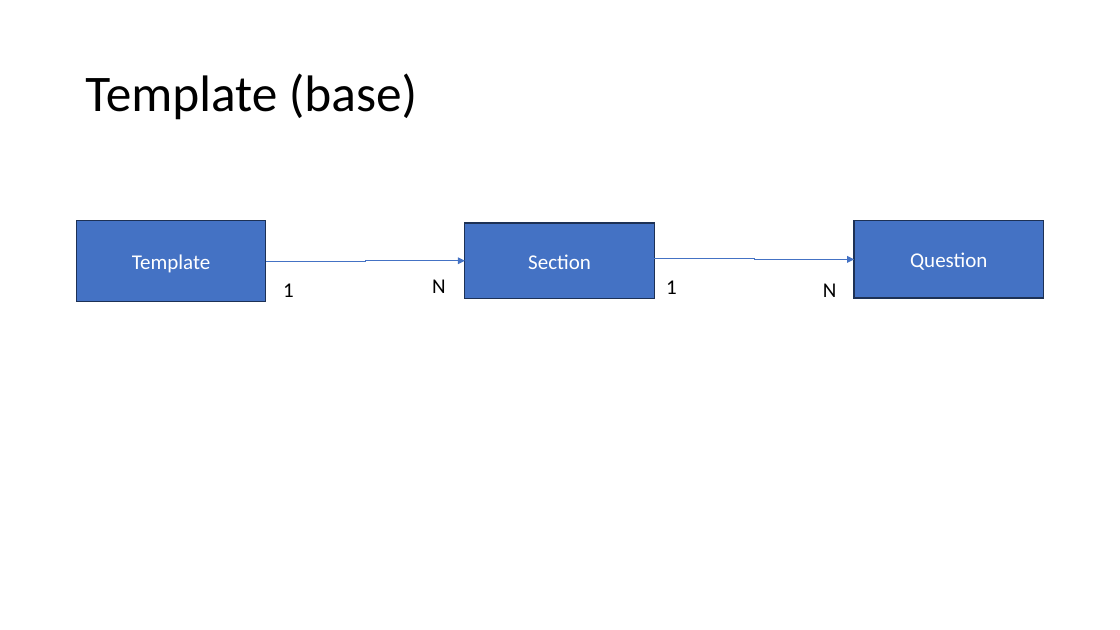
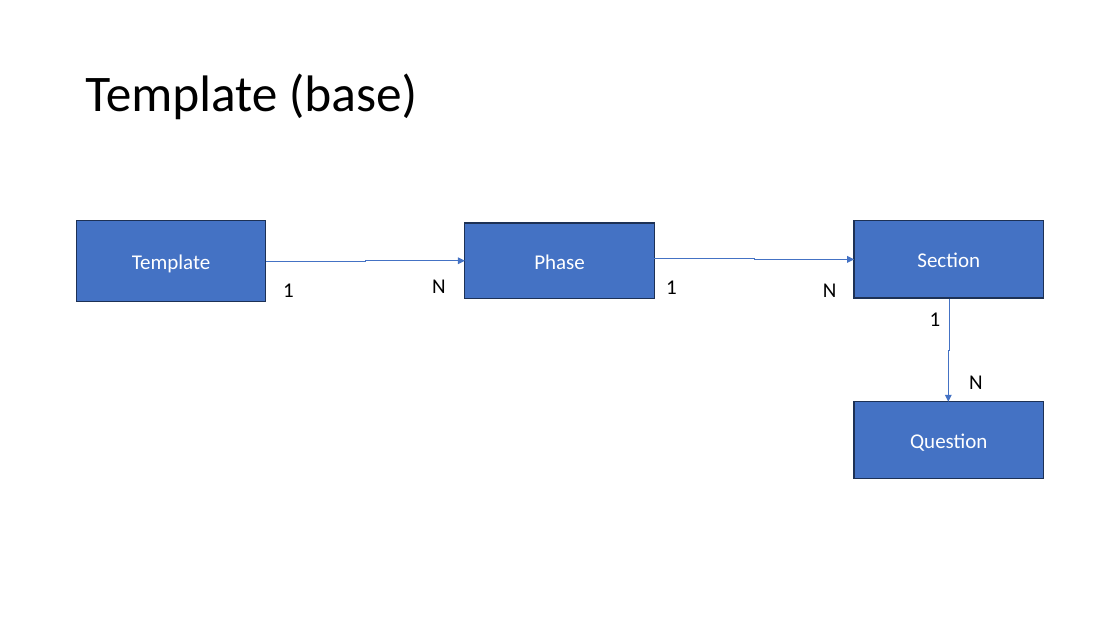
Before and after one commit to Belnet-be/roadmap, a slide deck: slide 3 of ugent/doc/roadmap.pptx. Drawn at 1120x630 pixels with LibreOffice and Linux fonts; fonts in the diff are those of the drawing. Boxes give left, top, right and bottom in pixels: in the first picture for what was removed or moved away, otherwise in the second. Text is boxed around its words. In the diff, an @@ line names an element or a change of style, - is before the commit and + after.

Commit message:
doc roadmap: add phase to diagram

```diff
--- a/ugent/doc/roadmap.pptx
+++ b/ugent/doc/roadmap.pptx
@@ text in rectangle at box(534, 254, 585, 269): text changed @@
-Section
+Phase
@@ text in rectangle at box(917, 252, 980, 267): text changed @@
-Question
+Section
@@ elbow arrow added from (949, 298) to (949, 402), #4472C4 0.5 pt @@
@@ text added at box(930, 312, 941, 326), 18 pt, text #000000 @@
+1
@@ text added at box(969, 375, 983, 389), 18 pt, text #000000 @@
+N
@@ rectangle added at box(854, 402, 1044, 479), fill #4472C4, outline #1E3256 1 pt, 18 pt, text #FFFFFF @@
+Question
```
Also in this commit, not shown: 1 other slide changed.
